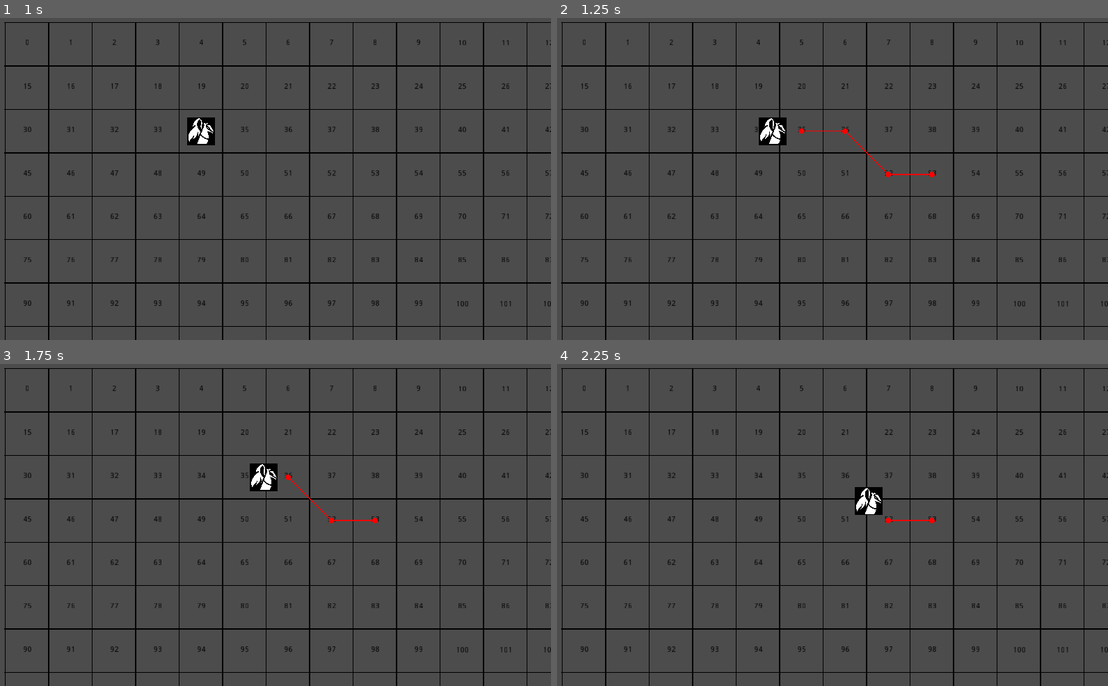
Above: before the commit, frames 1-4 (two rows, left to right).
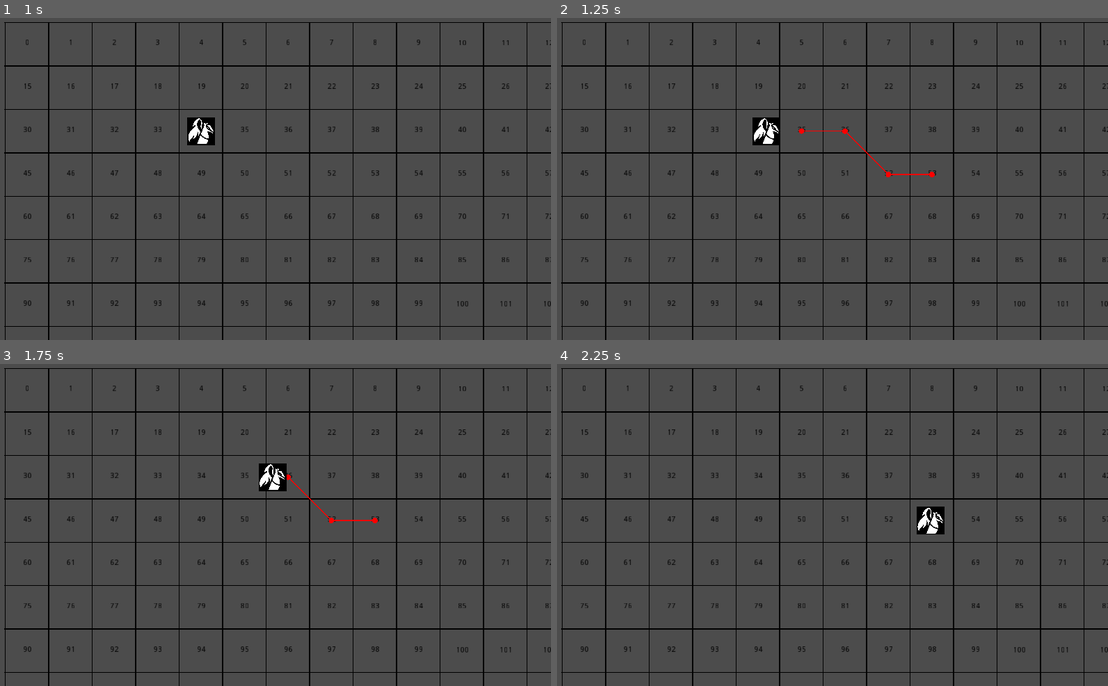
Above: after the commit, the same moments.

Repository: Loregret/godot-turn-based-template
Game: Godot game, scene res://objects/battle/Battle.tscn
The game is run twice, just before and just after one commit, with the same random seed, the same clock (stepped at 60 frames per second) and the same inputs.
Inputs (mouse positions are in pixels of both pictures, inside the frame that each line leads up to):
- Up to frame 1 (1 s): tap Enter at 0.5 s; move the mouse to (396, 159) at 0.52 s; click (396, 159) at 0.6 s
- Up to frame 2 (1.25 s): no input
- Up to frame 3 (1.75 s): move the mouse to (159, 541) at 1.27 s; click (159, 541) at 1.35 s
- Up to frame 4 (2.25 s): move the mouse to (887, 450) at 2.02 s; click (887, 450) at 2.1 s

Frame 1 is identical in both runs. In frame 2, 0.4% of the frame differs, in the area x 35-42%, y 30-40%; in frame 3, 0.4%; in frame 4, 0.9%, in the area x 54-71%, y 38-53%.

Commit message:
small fixes

Diff:
--- a/objects/battle/draw.gd
+++ b/objects/battle/draw.gd
@@ -8,6 +8,7 @@
 export var draw_points := true
 export var draw_connections := true
 export var draw_indexes := true
+export var draw_unit_path := true
 # Customization
 export var color := Color.black
 export var connection_color := Color("#47000000")
@@ -39,7 +40,7 @@
 		if draw_connections: _draw_point_connections()
 		if draw_indexes: _draw_indexes()
 		if draw_points: _draw_points()
-		_draw_path(grid.selected_unit)
+		if draw_unit_path: _draw_unit_path(grid.selected_unit)
 
 
 func _draw_grid() -> void:
@@ -72,7 +73,7 @@
 		draw_circle(pathfinding.astar.get_point_position(i), 2.0, Color.red)
 
 
-func _draw_path(unit) -> void:
+func _draw_unit_path(unit) -> void:
 	for i in range(0, unit.path.size()):
 		if unit.path.size() > 1:
 			draw_circle(unit.path[i], 5.0, Color.red)
--- a/objects/battle/unit.gd
+++ b/objects/battle/unit.gd
@@ -8,6 +8,7 @@
 var path: PoolVector2Array
 
 onready var tween := $Tween
+
 
 func _ready():
 	position = Vector2.ZERO
@@ -29,7 +30,7 @@
 		path = grid.pathfinding.astar.get_point_path(index_on_grid, index)
 		for i in path:
 			tween.interpolate_property(self, "position",
-			position, i, 0.45, Tween.TRANS_SINE, tween.EASE_OUT)
+			position, i, path.size() * 0.1, Tween.TRANS_SINE, tween.EASE_OUT)
 			tween.start()
 			yield(tween, "tween_all_completed")
 			index_on_grid = index
